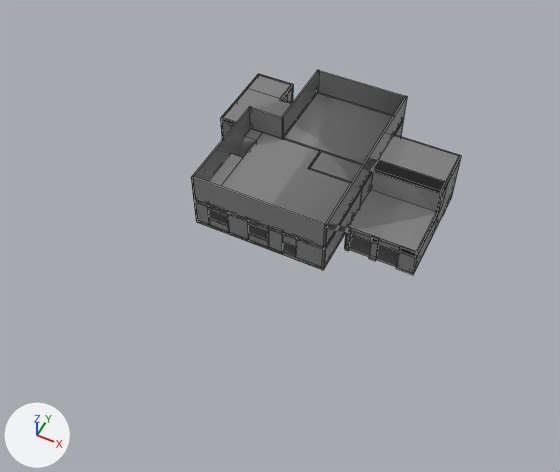
What one commit did to the Blender file assets/units/pd2_mod_hgs/mockup/mockup.blend.
Both versions are drawn from a 50 mm lens placed at (23.5, -75.4, 77.3), pointed at (-8.4, -11.7, -2.3). The lights are fixed; the arrows at lower left show +X, +Y and +Z. Mesh edges are drawn as thin lines.

Objects in the first picture: 'g_mkp'.
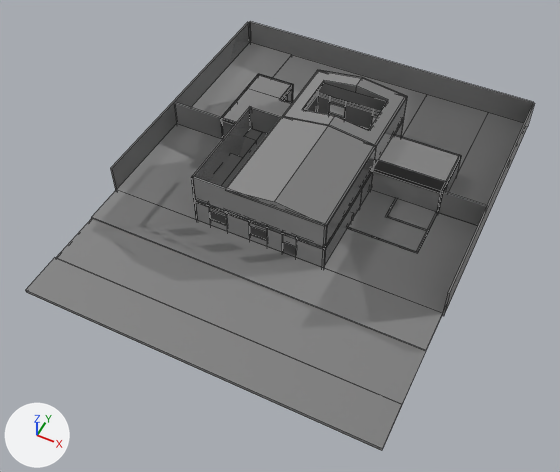
Location of each change, (x1, y1, x2, y2) in pixels of the pictures (560 x 472 px):
'g_mkp', reshaped (89% wider, 109% taller)
    before: (191, 70, 461, 275)
    after: (25, 21, 535, 451)
part 1 of me_g_g, added
    after: (91, 190, 442, 351)
part 2 of me_g_g, added
    after: (56, 218, 426, 404)
part 3 of me_g_g, added
    after: (25, 258, 402, 451)
part 4 of me_g_g, added
    after: (402, 94, 488, 174)
part 5 of me_g_g, added
    after: (273, 55, 427, 137)
part 6 of me_g_g, added
    after: (116, 124, 222, 219)
part 7 of me_g_g, added
    after: (192, 43, 291, 117)
part 8 of me_g_g, added
    after: (174, 102, 222, 139)
part 9 of me_g_g, added
    after: (438, 191, 487, 226)
part 10 of me_g_g, added
    after: (249, 21, 533, 123)
part 11 of me_g_g, added
    after: (110, 22, 250, 191)
part 12 of me_g_g, added
    after: (442, 103, 535, 316)
part 13 of me_g_g, built on
    before: (207, 70, 438, 252)
    after: (209, 70, 524, 313)

What changed in the scene script:
```text
Change me_g_g:
    used by ob_g_mkp; parent = ob_rp_mkp; location = (0.0, 0.0, 0.0)
    remove me_g_g.from_pydata(...)  # 680 vertices, 510 faces; spans x -24.0..10.0, y -16.0..12.0, z -4.5..8.0
    add me_g_g.from_pydata(...)  # 870 vertices, 649 faces; spans x -32.3..16.2, y -36.0..24.2, z -4.5..9.0
    me_g_g part 1: a new loose piece, a box spanning x -32.0..16.0, y -22.0..-16.0, z -0.5..0.0, in mat_mat_mat (its picture is missing)
    me_g_g part 2: a new loose piece, a box spanning x -32.0..16.0, y -30.0..-22.0, z -0.5..-0.2, in mat_mat_mat (its picture is missing)
    me_g_g part 3: a new loose piece, a box spanning x -32.0..16.0, y -36.0..-30.0, z -0.5..0.0, in mat_mat_mat (its picture is missing)
    me_g_g part 4: a new loose piece, a box spanning x 0.0..10.0, y 8.0..24.0, z -0.5..0.0, in mat_mat_mat (its picture is missing)
    me_g_g part 5: a new loose piece, a box spanning x -24.0..0.0, y 12.0..24.0, z -0.5..0.0, in mat_mat_mat (its picture is missing)
    me_g_g part 6: a new loose piece, a box spanning x -32.0..-19.0, y -16.0..0.0, z -0.5..0.0, in mat_mat_mat (its picture is missing)
    me_g_g part 7: a new loose piece, a box spanning x -32.0..-24.0, y 0.0..24.0, z -0.5..0.0, in mat_mat_mat (its picture is missing)
    me_g_g part 8: a new loose piece, a box spanning x -32.0..-24.0, y 0.0..0.25, z -0.5..4.0, in mat_mat_mat (its picture is missing)
    me_g_g part 9: a new loose piece, a box spanning x 10.0..16.0, y 0.0..0.25, z -0.5..4.0, in mat_mat_mat (its picture is missing)
    me_g_g part 10: a new loose piece, a box spanning x -32.0..16.0, y 24.0..24.25, z -0.5..4.0, in mat_mat_mat (its picture is missing)
    me_g_g part 11: a new loose piece, a box spanning x -32.25..-32.0, y -16.0..24.0, z -0.5..4.0, in mat_mat_mat (its picture is missing)
    me_g_g part 12: a new loose piece, a box spanning x 16.0..16.25, y -16.0..24.0, z -0.5..4.0, in mat_mat_mat (its picture is missing)
    me_g_g part 13
    6 vertices are removed from x -14.0..10.0, y -8.0..12.0, z -0.5..4.0
    23 faces are deleted
    30 vertices in x -14.0..-8.0, y -16.0..12.0, z -0.5..4.0 move by (-0.2, 0.0, 0.0)
    30 vertices in x -17.0..-5.0, y -16.0..12.0, z -0.5..4.0 move by (0.2, 0.0, 0.0)
    10 vertices in x -11.0, y 11.8..12.0, z -0.5..4.0 move by (-0.8, 0.0, 0.0)
    10 vertices in x -3.0, y 11.8..12.0, z -0.5..4.0 move by (0.8, 0.0, 0.0)
    6 vertices in x -14.0..-8.0, y -16.0..12.0, z 3.0 move by (-0.2, 0.0, -0.2)
    6 vertices in x -17.0..-5.0, y -16.0..12.0, z 3.0 move by (0.2, 0.0, -0.2)
    8 vertices move from x -14.0..0.0, y 0.0..12.0, z 3.0..4.0 to x -14.0..0.0, y 0.0..12.0, z 2.8..8.0
    32 vertices are added at x -14.0..16.0, y -16.0..24.0, z -0.5..9.0
    5 new vertices lie (0.0, 0.0, 4.5) away from vertices in x -14.0..0.0, y 0.0..12.0, z 3.5
    10 new vertices lie (0.0, 0.0, 0.5) away from vertices in x -12.0..16.0, y -16.0..24.0, z -0.5..7.8
    8 new vertices lie (7.0, 0.0, 1.0) away from vertices in x -14.0, y -16.0..12.0, z 8.0
    5 new vertices lie (7.0, 0.0, -1.0) away from vertices in x -7.0, y -16.0..12.0, z 9.0
    62 new faces join them
```
